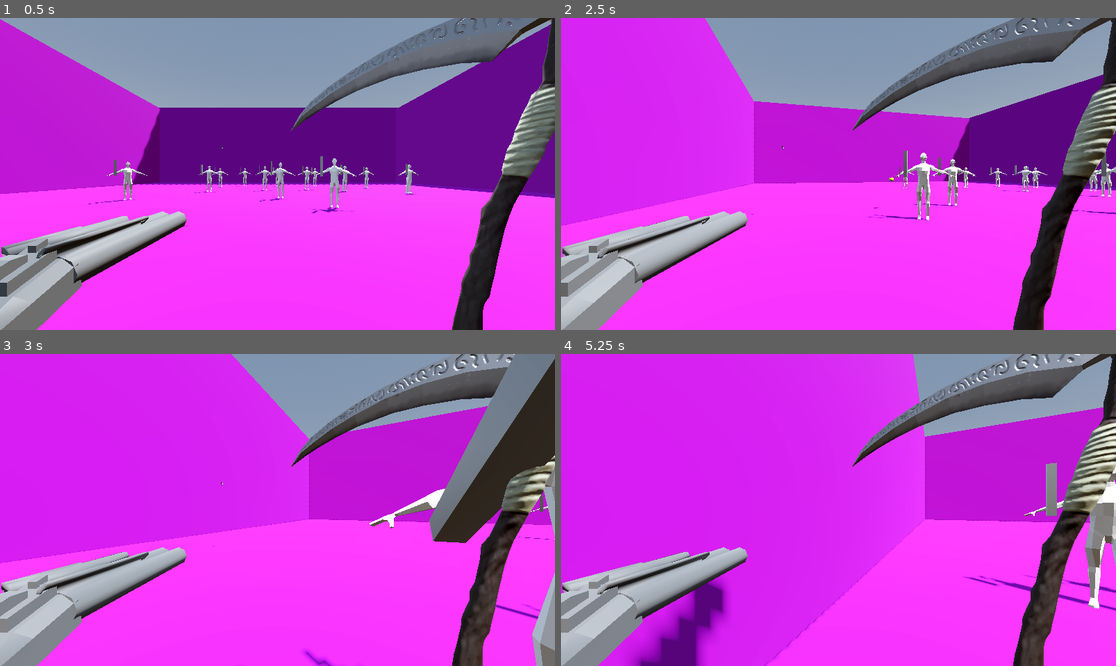
Above: before the commit, frames 1-4 (two rows, left to right).
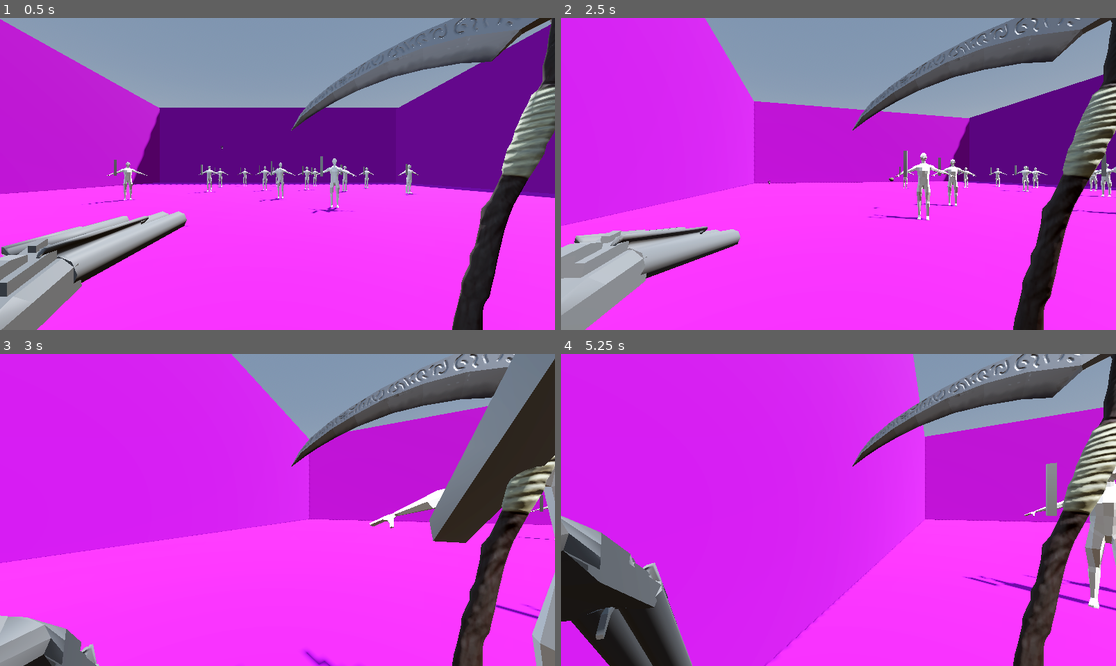
Above: after the commit, the same moments.

Repository: SeminixDev/pandora-boomer-shooter
Game: Godot game, scene res://World/world.tscn
Same seed, same stepped clock (60 frames per second), same inputs: the game is played once before the commit and once after it.
Inputs:
- Up to frame 1 (0.5 s): no input
- Up to frame 2 (2.5 s): hold Right (right1) 0.53-1.28 s; tap W (up2) at 0.6, 1.55, 2.3 s; hold Down (down1) 1.28-2.03 s; tap S (down2) at 1.35 s; hold Right (right1) from 2.03 s (still down); hold A (left2) from 2.03 s (still down)
- Up to frame 3 (3 s): release Right (right1) at 2.78 s; release A (left2) at 2.78 s; hold Up (up1) from 2.78 s (still down); tap D (right2) at 2.85 s
- Up to frame 4 (5.25 s): tap W (up2) at 3.05, 3.6, 4.35 s; release Up (up1) at 3.53 s; hold Left (left1) 3.53-5.03 s; hold Down (down1) from 5.03 s (still down); hold S (down2) from 5.03 s (still down)

Frame 1 is identical in both runs. In frame 2, 3.7% of the frame differs, in the area x 0-60%, y 40-100%; in frame 3, 6.0%; in frame 4, 11%, in the area x 0-34%, y 51-100%.

Commit message:
Gun animations

Diff:
--- a/Enemy/enemy.gd
+++ b/Enemy/enemy.gd
@@ -42,6 +42,11 @@
 		stun_timer -= delta
 		if stun_timer <= 0:
 			is_stunned = false
+
+		# Apply friction if on floor while stunned
+		if is_on_floor():
+			velocity.x = move_toward(velocity.x, 0, friction * delta)
+			velocity.z = move_toward(velocity.z, 0, friction * delta)
 
 		# Still process movement so they fall and get knocked back, but skip AI logic
 		move_and_slide()
--- a/Player/Player.tscn
+++ b/Player/Player.tscn
@@ -1,11 +1,11 @@
 [gd_scene format=3 uid="uid://bf5eg8wvt0fvu"]
 
 [ext_resource type="Script" uid="uid://bu2lvhlw8hx1p" path="res://Player/player.gd" id="1_xhfnw"]
-[ext_resource type="PackedScene" uid="uid://c5o66lq5ohpk7" path="res://Weapons/bullet.tscn" id="2_4ntmi"]
 [ext_resource type="PackedScene" uid="uid://bnfi2lyx5utkf" path="res://Models/Character.glb" id="3_btcbx"]
 [ext_resource type="PackedScene" uid="uid://djp66fmc2rjja" path="res://Models/ScythePlaceholder.glb" id="3_gwnis"]
 [ext_resource type="Script" uid="uid://crqq814bfu8qq" path="res://Weapons/scythe.gd" id="4_fhl08"]
 [ext_resource type="PackedScene" uid="uid://cm07c0h45tmey" path="res://Models/GunPlaceholder.glb" id="4_k53q1"]
+[ext_resource type="PackedScene" uid="uid://cwqku68qepkp0" path="res://Weapons/player_bullet.tscn" id="6_od3ui"]
 [ext_resource type="Script" uid="uid://ch35etn7t2b84" path="res://Weapons/gun.gd" id="6_vtle1"]
 
 [sub_resource type="CylinderShape3D" id="CylinderShape3D_btcbx"]
@@ -106,7 +106,7 @@
 tracks/2/interp = 1
 tracks/2/loop_wrap = true
 tracks/2/keys = {
-"times": PackedFloat32Array(1),
+"times": PackedFloat32Array(0.56666666),
 "transitions": PackedFloat32Array(1),
 "values": [{
 "args": [],
@@ -173,6 +173,95 @@
 [sub_resource type="BoxShape3D" id="BoxShape3D_vtle1"]
 size = Vector3(4.5080833, 1.9420166, 5.9433746)
 
+[sub_resource type="Animation" id="Animation_p5o4e"]
+length = 0.001
+tracks/0/type = "value"
+tracks/0/imported = false
+tracks/0/enabled = true
+tracks/0/path = NodePath("GunAnimationPivot:position")
+tracks/0/interp = 1
+tracks/0/loop_wrap = true
+tracks/0/keys = {
+"times": PackedFloat32Array(0),
+"transitions": PackedFloat32Array(1),
+"update": 0,
+"values": [Vector3(0, 0, 0)]
+}
+tracks/1/type = "value"
+tracks/1/imported = false
+tracks/1/enabled = true
+tracks/1/path = NodePath("GunAnimationPivot:rotation")
+tracks/1/interp = 1
+tracks/1/loop_wrap = true
+tracks/1/keys = {
+"times": PackedFloat32Array(0),
+"transitions": PackedFloat32Array(1),
+"update": 0,
+"values": [Vector3(0, 0, 0)]
+}
+
+[sub_resource type="Animation" id="Animation_apopc"]
+resource_name = "reload"
+tracks/0/type = "value"
+tracks/0/imported = false
+tracks/0/enabled = true
+tracks/0/path = NodePath("GunAnimationPivot:position")
+tracks/0/interp = 1
+tracks/0/loop_wrap = true
+tracks/0/keys = {
+"times": PackedFloat32Array(0, 0.3, 0.52, 0.7, 1),
+"transitions": PackedFloat32Array(1, 1, 1, 1, 1),
+"update": 0,
+"values": [Vector3(0, 0, 0), Vector3(0, 0, 0), Vector3(0, -0.305, 0), Vector3(0, 0, 0), Vector3(0, 0, 0)]
+}
+tracks/1/type = "value"
+tracks/1/imported = false
+tracks/1/enabled = true
+tracks/1/path = NodePath("GunAnimationPivot:rotation")
+tracks/1/interp = 1
+tracks/1/loop_wrap = true
+tracks/1/keys = {
+"times": PackedFloat32Array(0, 0.3, 0.52, 0.7, 1),
+"transitions": PackedFloat32Array(1, 1, 1, 1, 1),
+"update": 0,
+"values": [Vector3(0, 0, 0), Vector3(1.2234758, 0.4886922, 0), Vector3(1.2234758, 0.4886922, 0), Vector3(1.2234758, 0.4886922, 0), Vector3(0, 0, 0)]
+}
+
+[sub_resource type="Animation" id="Animation_5htga"]
+resource_name = "shoot"
+length = 0.1
+tracks/0/type = "value"
+tracks/0/imported = false
+tracks/0/enabled = true
+tracks/0/path = NodePath("GunAnimationPivot:position")
+tracks/0/interp = 2
+tracks/0/loop_wrap = true
+tracks/0/keys = {
+"times": PackedFloat32Array(0, 0.04, 0.1),
+"transitions": PackedFloat32Array(1, 1, 1),
+"update": 0,
+"values": [Vector3(0, 0, 0), Vector3(0, 0, -0.205), Vector3(0, 0, 0)]
+}
+tracks/1/type = "value"
+tracks/1/imported = false
+tracks/1/enabled = true
+tracks/1/path = NodePath("GunAnimationPivot:rotation")
+tracks/1/interp = 2
+tracks/1/loop_wrap = true
+tracks/1/keys = {
+"times": PackedFloat32Array(0, 0.04, 0.1),
+"transitions": PackedFloat32Array(1, 1, 1),
+"update": 0,
+"values": [Vector3(0, 0, 0), Vector3(-0.5235988, 0, 0), Vector3(0, 0, 0)]
+}
+
+[sub_resource type="AnimationLibrary" id="AnimationLibrary_p5o4e"]
+_data = {
+&"RESET": SubResource("Animation_p5o4e"),
+&"reload": SubResource("Animation_apopc"),
+&"shoot": SubResource("Animation_5htga")
+}
+
 [sub_resource type="Animation" id="Animation_gwnis"]
 resource_name = "RESET"
 
@@ -191,6 +280,7 @@
 collision_mask = 541
 script = ExtResource("1_xhfnw")
 friction = 80.0
+ranged_cooldown = 0.11
 
 [node name="CollisionShape3D" type="CollisionShape3D" parent="." unique_id=978073437]
 shape = SubResource("CylinderShape3D_btcbx")
@@ -251,16 +341,20 @@
 unique_name_in_owner = true
 transform = Transform3D(-1, 0, -8.742278e-08, 0, 1, 0, 8.742278e-08, 0, -1, -0.368, 0, -0.615)
 script = ExtResource("6_vtle1")
-bullet_scene = ExtResource("2_4ntmi")
+bullet_scene = ExtResource("6_od3ui")
 
 [node name="GunAnimationPivot" type="Node3D" parent="Gun" unique_id=160218141]
 
 [node name="GunModel" parent="Gun/GunAnimationPivot" unique_id=806565796 instance=ExtResource("4_k53q1")]
 transform = Transform3D(0.18, 0, 0, 0, 0.18, 0, 0, 0, 0.18, 0, 0, 0)
 
-[node name="Muzzle" type="Marker3D" parent="Gun/GunAnimationPivot" unique_id=358114221]
+[node name="Muzzle" type="Marker3D" parent="Gun" unique_id=358114221]
 unique_name_in_owner = true
 transform = Transform3D(-1, 0, 8.742278e-08, 0, 1, 0, -8.742278e-08, 0, -1, -5.9604645e-08, 0.17836101, 0.75714844)
+
+[node name="GunAnimationPlayer" type="AnimationPlayer" parent="Gun" unique_id=1218009733]
+unique_name_in_owner = true
+libraries/ = SubResource("AnimationLibrary_p5o4e")
 
 [node name="AnimationPlayer" type="AnimationPlayer" parent="." unique_id=651748212]
 unique_name_in_owner = true
--- a/Player/player.gd
+++ b/Player/player.gd
@@ -1,6 +1,6 @@
 class_name Player extends CharacterBody3D
 
-enum State { NORMAL, QUICK_ATTACK, HEAVY_LEAP, HEAVY_SLAM }
+enum State { NORMAL, QUICK_ATTACK, HEAVY_LEAP, HEAVY_SLAM, HEAVY_SLAM_RECOVERY }
 var current_state: State = State.NORMAL
 
 @export_group("Movement")
@@ -70,6 +70,11 @@
 				start_heavy_slam()
 		State.HEAVY_SLAM:
 			handle_heavy_slam(delta)
+		State.HEAVY_SLAM_RECOVERY:
+			# Freeze horizontal movement entirely
+			velocity.x = 0
+			velocity.z = 0
+			move_and_slide() # Keeps gravity/floor collision active
 
 	# Camera tilt logic
 	if current_state in [State.HEAVY_LEAP, State.HEAVY_SLAM]:
@@ -153,6 +158,9 @@
 	time_since_last_ranged = 0.0
 	gun.shoot()
 
+	if shots_left <= 0:
+		gun.reload()
+
 func take_damage(amount: int) -> void:
 	current_health -= amount
 	print_debug("Player took damage. Current Health: ", current_health)
@@ -167,7 +175,7 @@
 # --- State Actions ---
 
 func _on_scythe_attack_finished() -> void:
-	if current_state in [State.QUICK_ATTACK, State.HEAVY_SLAM]:
+	if current_state in [State.QUICK_ATTACK, State.HEAVY_SLAM_RECOVERY]:
 		end_attack()
 
 func start_quick_attack() -> void:
@@ -209,6 +217,9 @@
 		trigger_slam_impact()
 
 func trigger_slam_impact() -> void:
+	current_state = State.HEAVY_SLAM_RECOVERY
+	velocity = Vector3.ZERO # Instantly kill all momentum
+
 	scythe.play_heavy_slam_impact()
 	scythe.set_heavy_active(true)
 
--- a/Weapons/gun.gd
+++ b/Weapons/gun.gd
@@ -2,12 +2,14 @@
 
 @export var bullet_scene: PackedScene
 @onready var muzzle: Marker3D = %Muzzle
+@onready var animation_player: AnimationPlayer = %GunAnimationPlayer
 
 func shoot() -> void:
 	if not bullet_scene:
 		push_warning("Bullet not assigned to Gun!")
 		return
 
+	animation_player.play("shoot")
 	var bullet: Bullet = bullet_scene.instantiate()
 	get_tree().current_scene.add_child(bullet)
 
@@ -16,6 +18,6 @@
 	var shoot_direction = -muzzle.global_transform.basis.z.normalized()
 	bullet.set_direction(shoot_direction)
 
-	# Bullet settings
-	bullet.set_color(Color.GREEN_YELLOW)
-	bullet.collision_mask = bullet.collision_mask - 2 # remove player from collision mask
+func reload() -> void:
+	await animation_player.animation_finished
+	animation_player.play("reload")
--- /dev/null
+++ b/Weapons/player_bullet.tscn
@@ -0,0 +1,14 @@
+[gd_scene format=3 uid="uid://cwqku68qepkp0"]
+
+[ext_resource type="PackedScene" uid="uid://c5o66lq5ohpk7" path="res://Weapons/bullet.tscn" id="1_borst"]
+
+[sub_resource type="StandardMaterial3D" id="StandardMaterial3D_borst"]
+albedo_color = Color(0.37321135, 0.38521942, 0.28532797, 1)
+
+[sub_resource type="CapsuleMesh" id="CapsuleMesh_k8lgp"]
+material = SubResource("StandardMaterial3D_borst")
+
+[node name="Bullet" unique_id=1594382983 instance=ExtResource("1_borst")]
+
+[node name="MeshInstance3D" parent="." index="0" unique_id=85184324]
+mesh = SubResource("CapsuleMesh_k8lgp")
